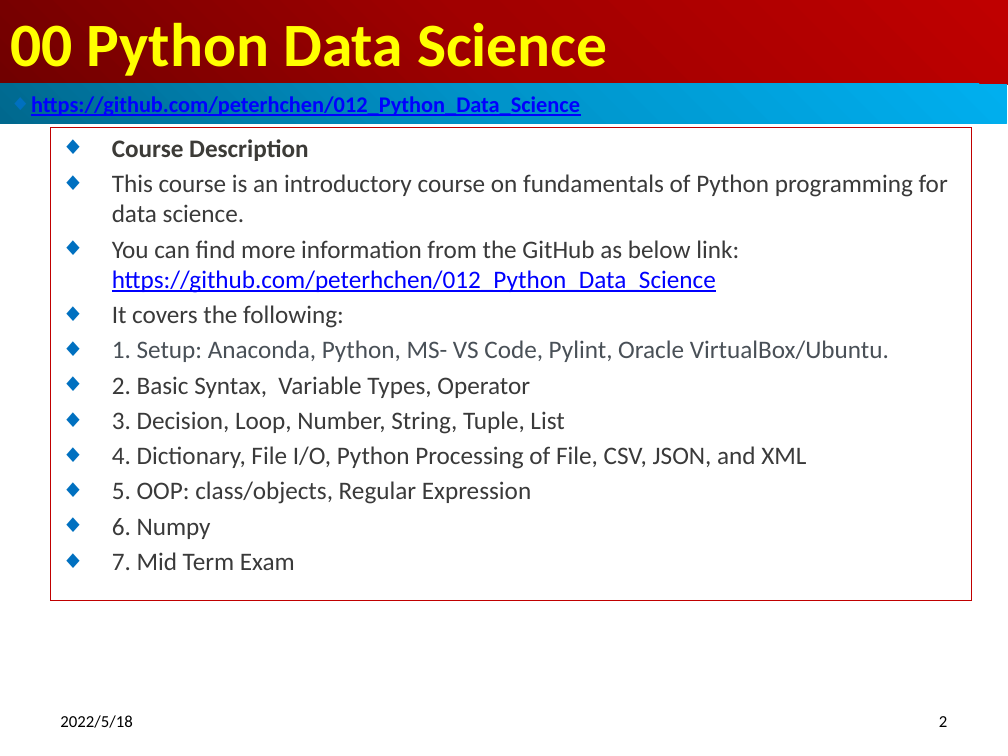
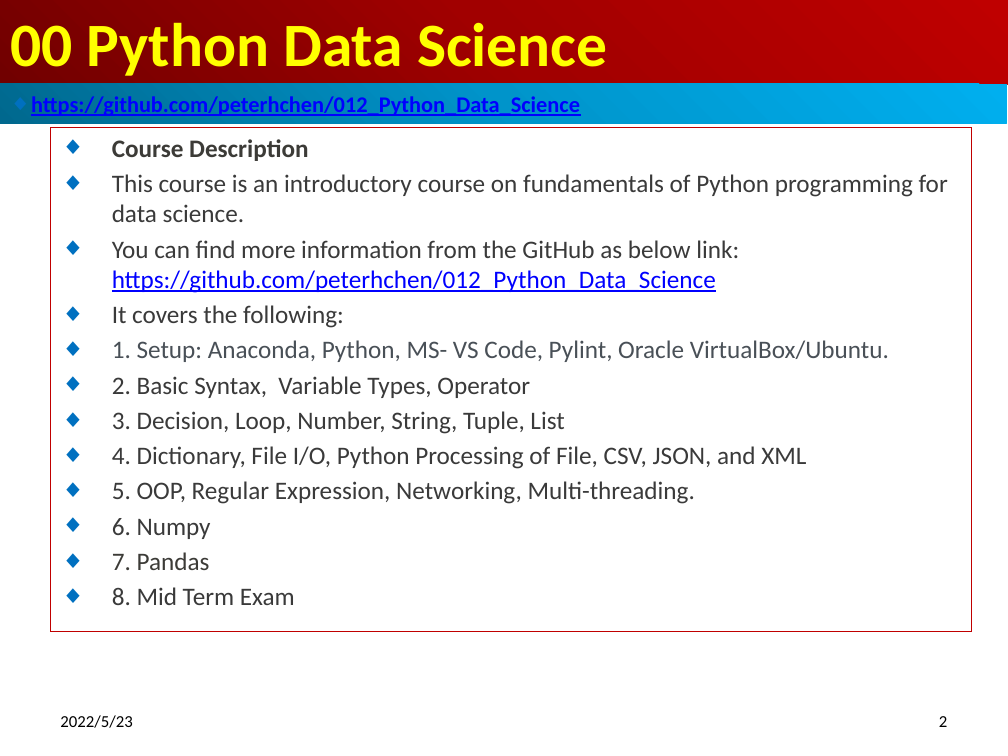
Before and after one commit to peterhchen/012_Python_Data_Science, a slide deck: slide 2 of 00_Python_DataScience_Syllabus.pptx. Drawn at 1008x756 pixels with LibreOffice and Linux fonts; fonts in the diff are those of the drawing. Boxes give left, top, right and bottom in pixels: in the first picture for what was removed or moved away, otherwise in the second. Text is boxed around its words. In the diff, an @@ line names an element or a change of style, - is before the commit and + after.

```diff
--- a/00_Python_DataScience_Syllabus.pptx
+++ b/00_Python_DataScience_Syllabus.pptx
@@ subtitle "Course Description": place and size @@
-subtitle "Course Description" at <box>50,127,971,600</box>
+subtitle "Course Description" at <box>50,127,971,632</box>
@@ subtitle at <box>112,481,695,504</box>: text changed @@
-◆ 5. OOP: class/objects, Regular Expression
+◆ 5. OOP, Regular Expression, Networking, Multi-threading.
@@ subtitle at <box>112,552,295,605</box>: text changed @@
-◆ 7. Mid Term Exam
+◆ 7. Pandas
+◆ 8. Mid Term Exam
@@ text at <box>60,715,132,728</box>: text changed @@
-2022/5/18
+2022/5/23
```
Also in this commit, not shown: 5 other slides changed.
